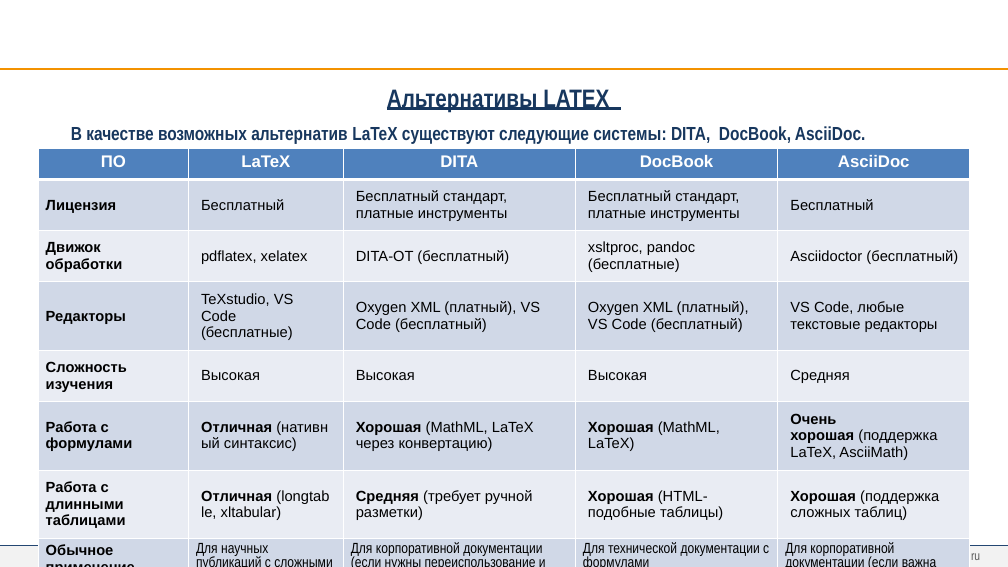
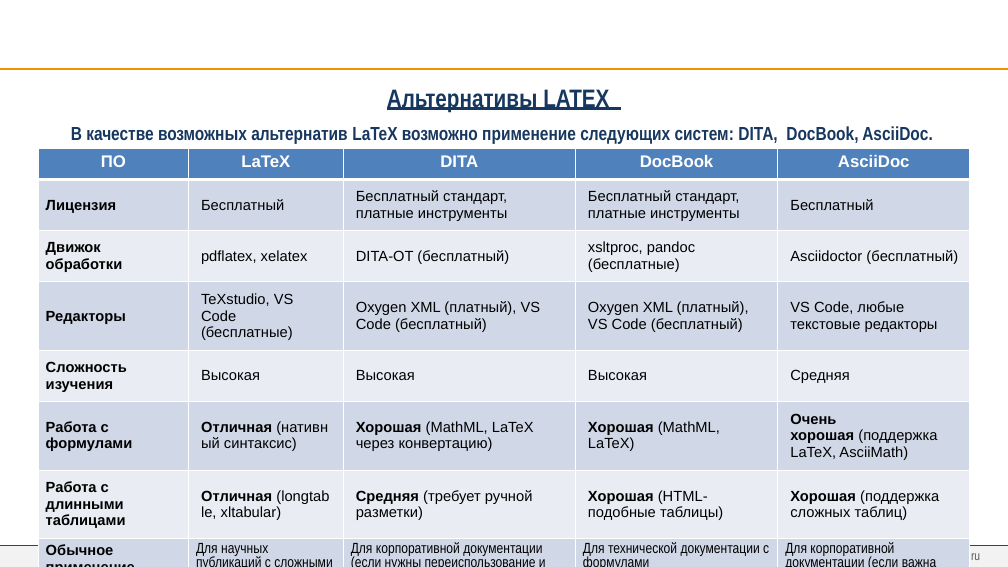
Before and after one commit to greglu1976/ProjectOmni, a slide deck: slide 17 of Презентация/Презентация v3.pptx. Drawn at 1008x567 pixels with LibreOffice and Linux fonts; fonts in the diff are those of the drawing; background and template pictures are left out. Boxes give left, top, right and bottom in pixels: in the first picture for what was removed or moved away, otherwise in the second. Text is boxed around its words. In the diff, an @@ line names an element or a change of style, - is before the commit and + after.

```diff
--- a/Презентация/Презентация v3.pptx
+++ b/Презентация/Презентация v3.pptx
@@ text at [71, 126, 933, 144]: text changed @@
-В качестве возможных альтернатив LaTeX существуют следующие системы: DITA, DocBook, AsciiDoc.
+В качестве возможных альтернатив LaTeX возможно применение следующих систем: DITA, DocBook, AsciiDoc.
```
Also in this commit, not shown: 1 other slide changed, 5 other files.
